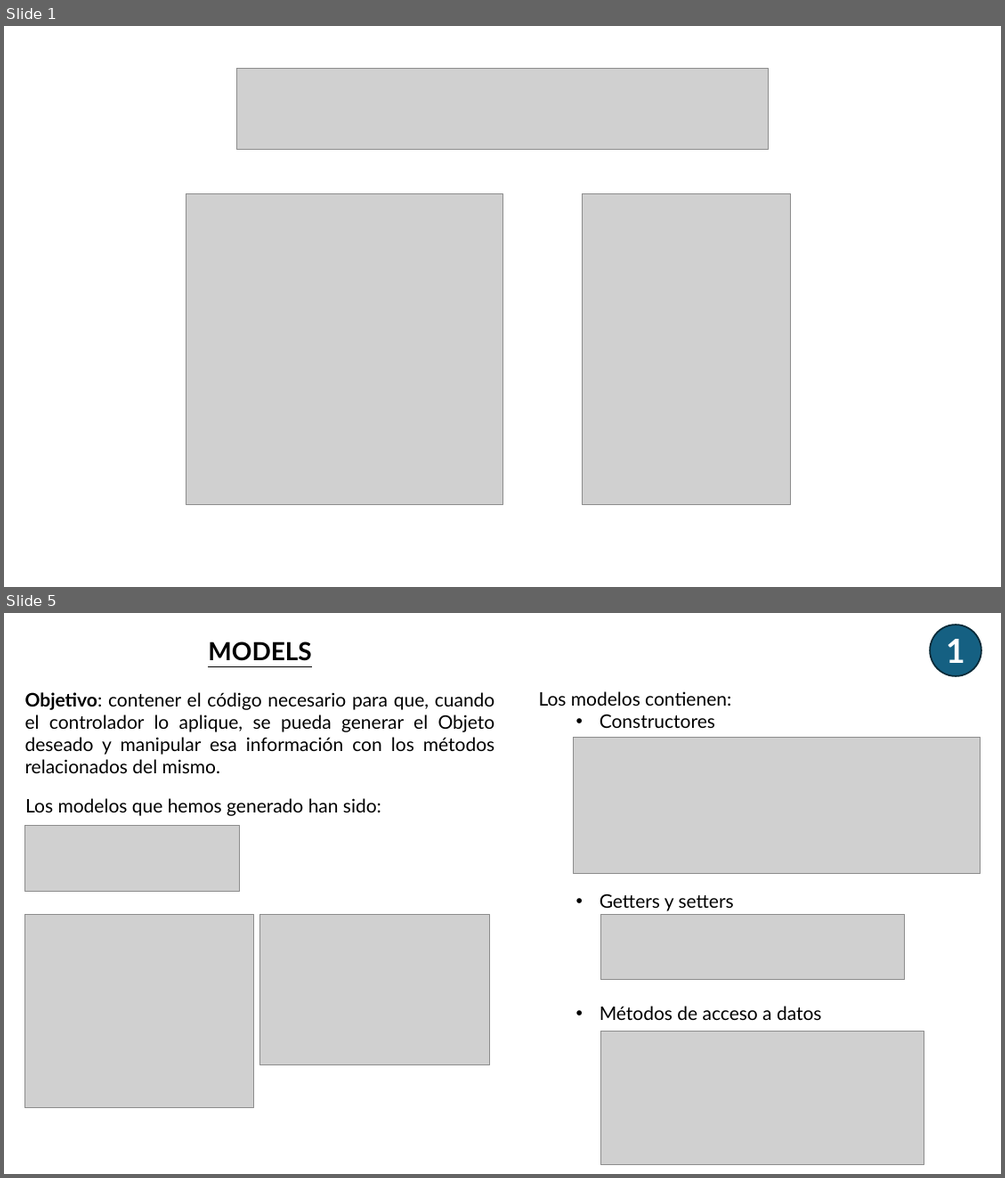
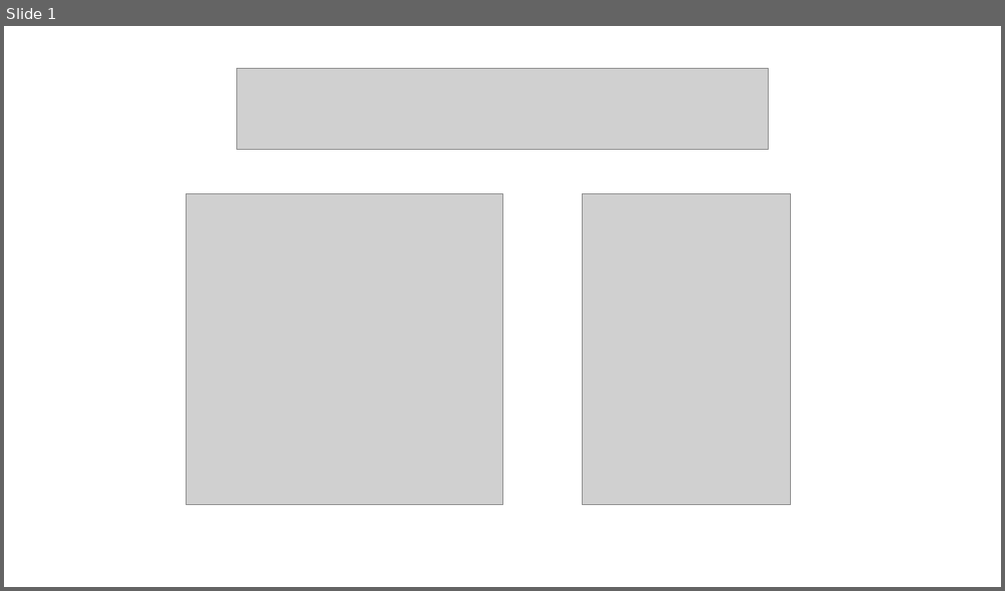
Before and after one commit to AchillesD9-Alex/-2024-Java-Angular-Bootcamp, a slide deck: [JAVA]/C5/TA26/ta26.pptx. Shown one above the other, each under a label of ours: slides 1 and 5 before the commit, slide 1 after it; the slides between them are not shown. The pictures are 1005x1178 and 1005x591 pixels, drawn with LibreOffice and Linux fonts; fonts in the diff are those of the drawing; grey boxes stand for pictures. Boxes give left, top, right and bottom in pixels: in the first picture for what was removed or moved away, otherwise in the second. Text is boxed around its words. In the diff, an @@ line names an element or a change of style, - is before the commit and + after.

```diff
--- a/[JAVA]/C5/TA26/ta26.pptx
+++ b/[JAVA]/C5/TA26/ta26.pptx
@@ slide 5 removed at [4, 613, 1001, 1174], background #FFFFFF @@
@@ ellipse removed at [930, 625, 981, 676] @@
-1
@@ text removed at [25, 641, 495, 773] @@
-MODELS
-Objetivo: contener el código necesario para que, cuando el controlador lo aplique, se pueda generar el Objeto deseado y manipular esa información con los métodos relacionados del mismo.
@@ text removed at [539, 691, 822, 1020] @@
-Los modelos contienen:
-  • Constructores
-  • Getters y setters
-  • Métodos de acceso a datos
@@ picture removed at [574, 737, 980, 873] @@
@@ text removed at [25, 798, 381, 816] @@
-Los modelos que hemos generado han sido:
@@ picture removed at [25, 826, 240, 892] @@
@@ picture removed at [25, 914, 254, 1107] @@
@@ picture removed at [259, 914, 489, 1064] @@
@@ picture removed at [600, 914, 905, 980] @@
@@ picture removed at [600, 1030, 923, 1164] @@
```
Also in this commit, not shown: 3 slides added, 6 other slides removed, 3 other files.
